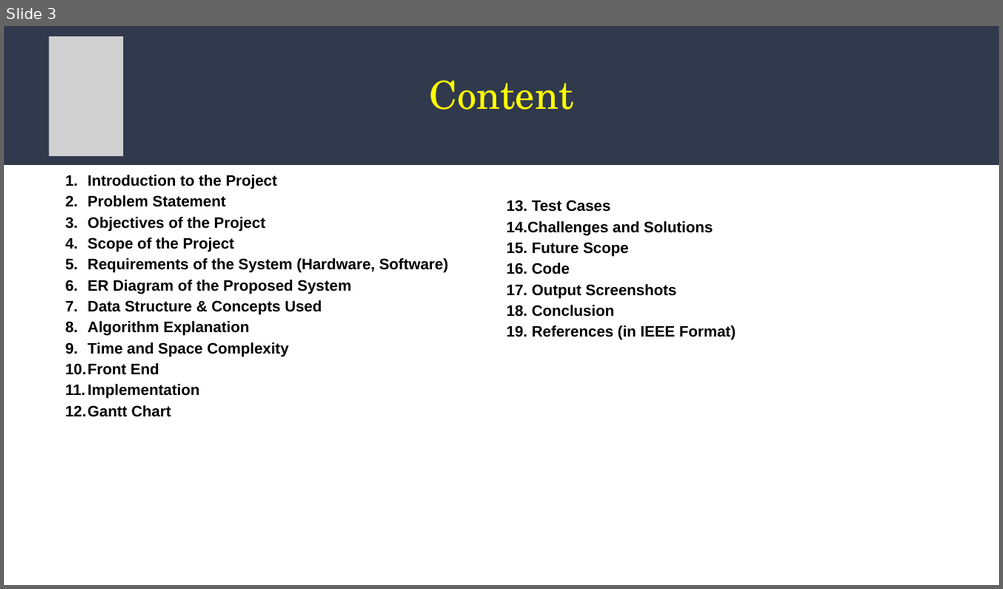
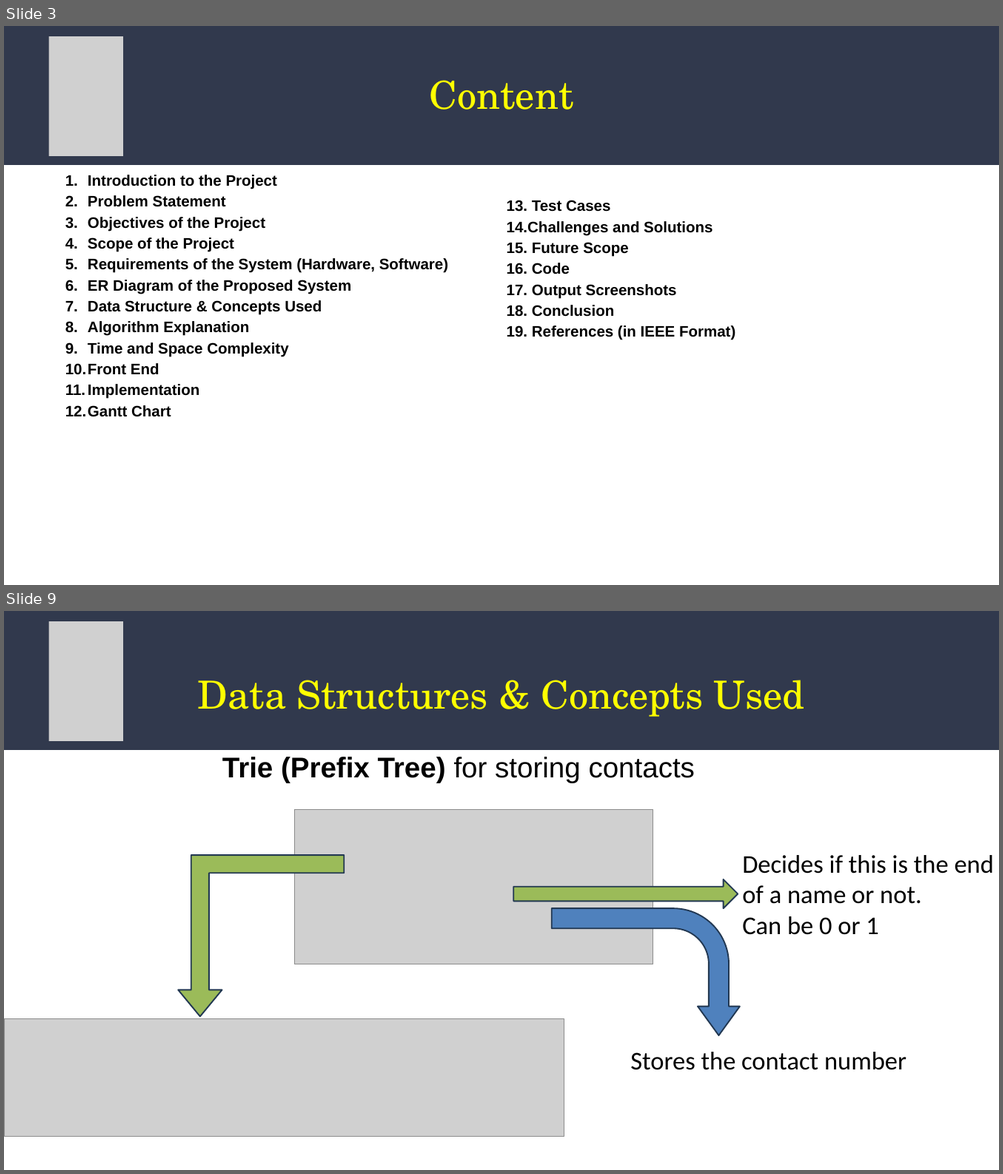
Before and after one commit to aaditralph/DSA-Mini-Project, a slide deck: DSA_MiniProject.pptx. Shown one above the other, each under a label of ours: slide 3 before the commit, slides 3 and 9 after it; the slides between them are not shown. The pictures are 1003x589 and 1003x1174 pixels, drawn with LibreOffice and Linux fonts; fonts in the diff are those of the drawing; grey boxes stand for pictures. Boxes give left, top, right and bottom in pixels: in the first picture for what was removed or moved away, otherwise in the second. Text is boxed around its words. In the diff, an @@ line names an element or a change of style, - is before the commit and + after.

```diff
--- a/DSA_MiniProject.pptx
+++ b/DSA_MiniProject.pptx
@@ slide 9 added at box(4, 611, 999, 1170), background #FFFFFF @@
@@ freeform shape added at box(4, 611, 999, 749), fill #31394D @@
@@ picture added at box(48, 621, 123, 741) @@
@@ text added at box(198, 680, 805, 717), 56 pt, text #FFFF00 @@
+Data Structures & Concepts Used
@@ text added at box(222, 757, 694, 783), 41.3 pt, text #000000 @@
+  Trie (Prefix Tree) for storing contacts
@@ picture added at box(294, 809, 652, 965) @@
@@ bent up arrow added at box(178, 855, 344, 1017), fill #9BBB59, outline #233953 2 pt @@
@@ text added at box(742, 855, 993, 935), 37 pt, text #000000 @@
+Decides if this is the end of a name or not.
+Can be 0 or 1
@@ right arrow added at box(513, 880, 737, 908), fill #9BBB59, outline #233953 2 pt @@
@@ bent arrow added at box(552, 908, 740, 1036), fill #4F81BD, outline #233953 2 pt @@
@@ picture added at box(4, 1019, 563, 1136) @@
@@ text added at box(630, 1052, 906, 1071), 37 pt, text #000000 @@
+Stores the contact number
```
Also in this commit, not shown: 5 slides changed, 2 other slides added, 2 slides removed.
